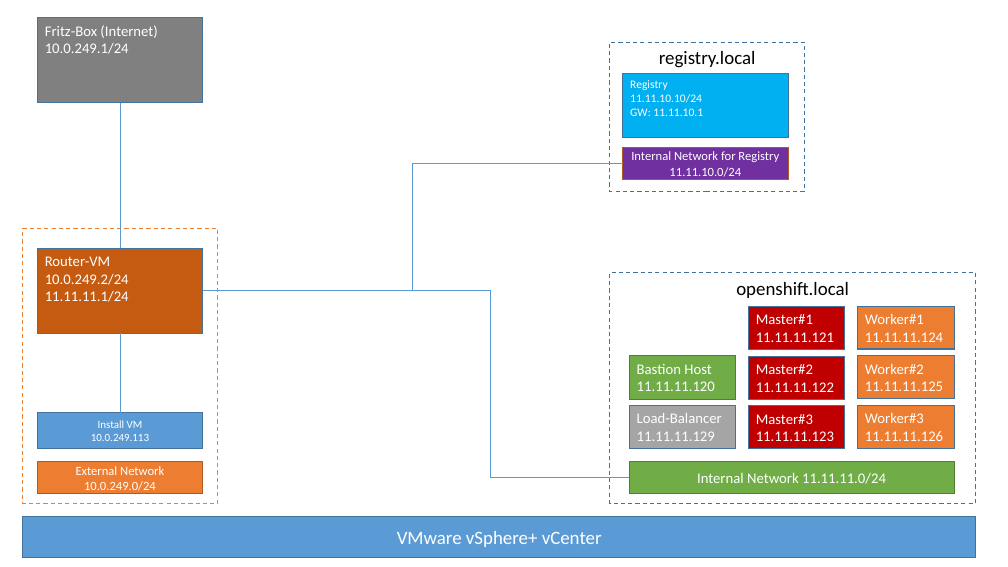
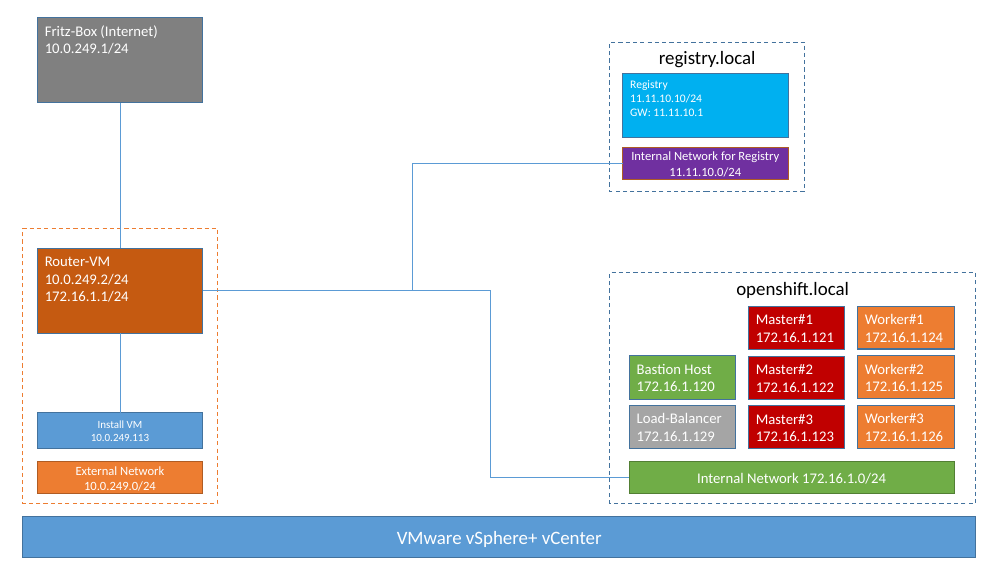
Before and after one commit to Patthecat249/automated-openshift-installation, a slide deck: slide 1 of Architecture-Overview.pptx. Drawn at 1008x567 pixels with LibreOffice and Linux fonts; fonts in the diff are those of the drawing. Boxes give left, top, right and bottom in pixels: in the first picture for what was removed or moved away, otherwise in the second. Text is boxed around its words. In the diff, an @@ line names an element or a change of style, - is before the commit and + after.

```diff
--- a/Architecture-Overview.pptx
+++ b/Architecture-Overview.pptx
@@ text in rectangle at [45, 291, 129, 302]: text changed @@
-11.11.11.1/24
+172.16.1.1/24
@@ text in rectangle at [756, 332, 834, 342]: text changed @@
-11.11.11.121
+172.16.1.121
@@ text in rectangle at [865, 332, 943, 342]: text changed @@
-11.11.11.124
+172.16.1.124
@@ text in rectangle at [637, 381, 715, 391]: text changed @@
-11.11.11.120
+172.16.1.120
@@ text in rectangle at [756, 382, 834, 392]: text changed @@
-11.11.11.122
+172.16.1.122
@@ text in rectangle at [865, 381, 943, 391]: text changed @@
-11.11.11.125
+172.16.1.125
@@ text in rectangle at [637, 431, 715, 441]: text changed @@
-11.11.11.129
+172.16.1.129
@@ text in rectangle at [756, 431, 834, 441]: text changed @@
-11.11.11.123
+172.16.1.123
@@ text in rectangle at [865, 431, 943, 441]: text changed @@
-11.11.11.126
+172.16.1.126
@@ text in rectangle at [697, 473, 886, 484]: text changed @@
-Internal Network 11.11.11.0/24
+Internal Network 172.16.1.0/24
```
Also in this commit, not shown: 1 other slide changed, 1 slide added, 1 other file.
